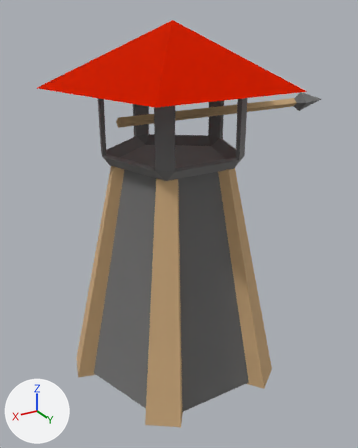
Before and after pictures for a commit that changed the glTF model Assets/Models/Tower proto.glb.
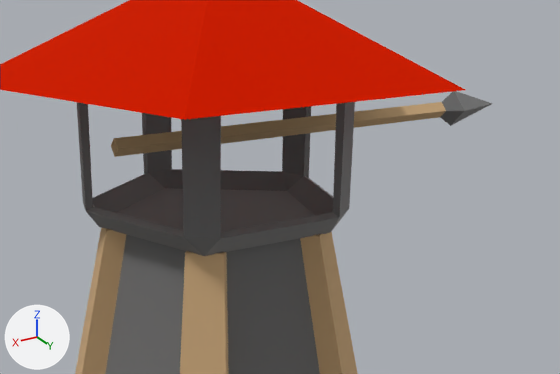
There are two pictures of each version: one whole from a 50 mm lens placed at (1.67, 2.86, 2.57), pointed at (-0.1, -0.1, 1.09), one close up on the part from 16% to 100% of the width and 10% to 55% of the height. The lights are fixed; the arrows at lower left show +X, +Y and +Z. Where no turn or scale is listed for an object, it has been applied to the vertices.

Names of what the first close-up shows: 'Base', 'Cylinder', 'Javelin', 'Pike', 'Roof', 'Turret'.
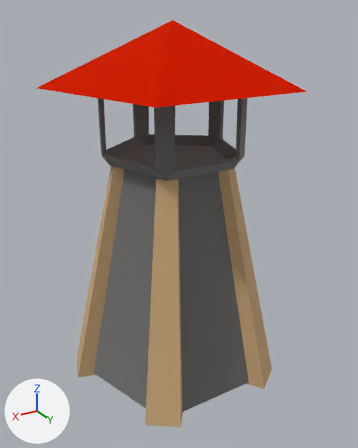
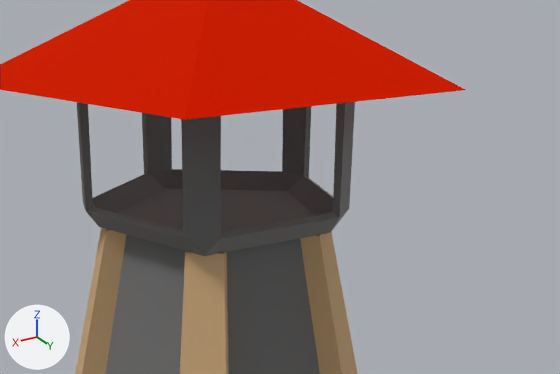
Commit message: Tower shooting

Boxes [x1, y1, x2, y2] around the edits, measured in the close-ups (560 x 374 px):
'Javelin', deleted (brown)
    before: [111, 102, 446, 157]
'Pike', deleted
    before: [440, 91, 493, 126]

The edits, one by one:
Object 'Javelin' (ob_javelin) is deleted.
Object 'Pike' (ob_pike) is deleted.
